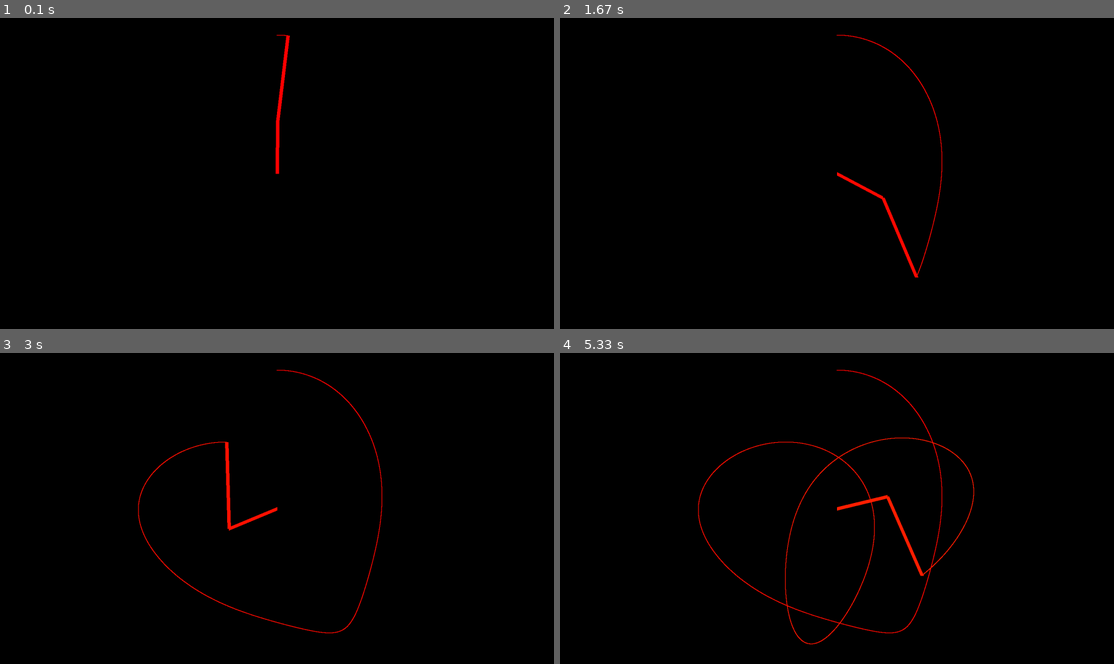
Above: before the commit, frames 1-4 (two rows, left to right).
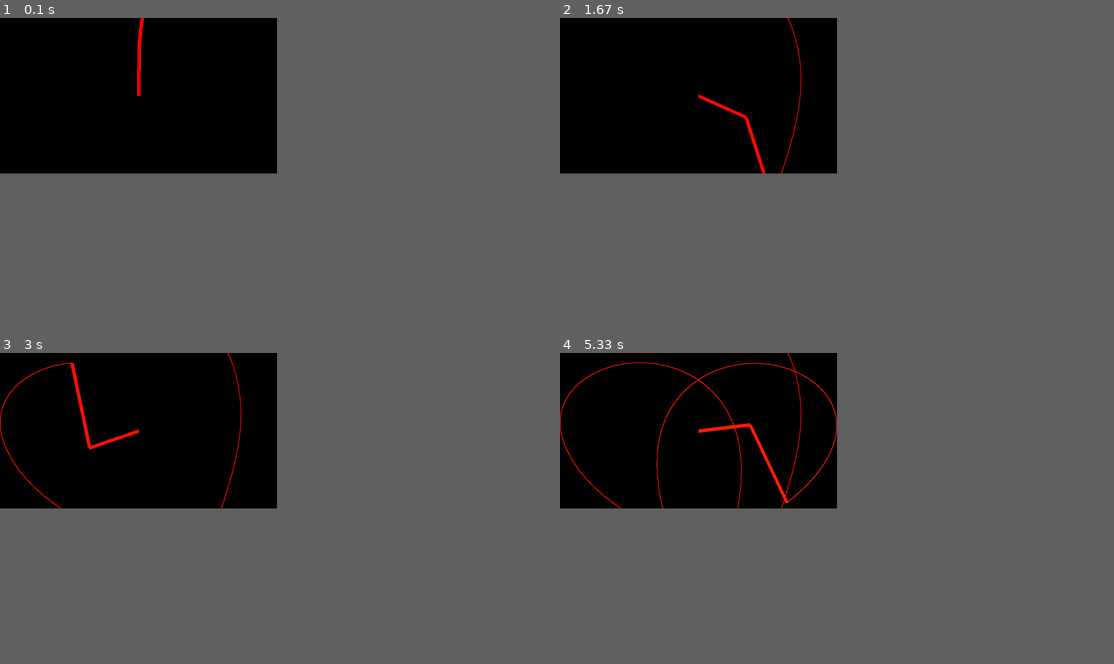
Above: after the commit, the same moments.

Repository: aaron24953/chaos
Game: pygame game, started from Random Stuff/double pendulum.py
Two runs of this game, one before a commit and one after it. Both use one fixed random seed, a clock stepped at 60 frames per second and the inputs below.
Inputs:
- Up to frame 1 (0.1 s): no input
- Up to frame 2 (1.67 s): no input
- Up to frame 3 (3 s): no input
- Up to frame 4 (5.33 s): no input
In our replay, the window is 900x506 before the commit and 450x253 after it. These sizes can differ from the game's own. Grey fills any space a smaller window leaves; there, only what the larger window draws over its background counts as a difference.

The runs differ from the first frame. In frame 1, 0.5% of the frame differs, in the area x 24-53%, y 0-51%; in frame 2, 0.9%; in frame 3, 1.5%; in frame 4, 2.5%, in the area x 0-75%, y 0-94%.

Commit message:
castling

Diff:
--- a/Chess Engine/chess.py
+++ b/Chess Engine/chess.py
@@ -9,8 +9,10 @@
 SIZE = 80
 PLAYER = [True, False]  # true for human
 PAIN = False
+FPS = 5
 
 pygame.init()
+clock = pygame.time.Clock()
 
 
 class Board:
@@ -55,6 +57,15 @@
                 self.spaces[end - 8] = Space()
             elif val == 3:
                 self.spaces[end + 8] = Space()
+            elif val == 4:
+                self.spaces[end] = Queen(self.spaces[end].colour)
+            elif val == 5:
+                if end % 8 == 6:
+                    self.spaces[end - 1] = self.spaces[end + 1]
+                    self.spaces[end + 1] = Space()
+                else:
+                    self.spaces[end + 1] = self.spaces[end - 1]
+                    self.spaces[end - 1] = Space()
             self.turn += 1
             self.history.append((start, end, replaced))
         return 1
@@ -179,6 +190,7 @@
         self.symbol = " "
         self.colour = -1
         self.jumped = -1
+        self.castle = False
 
     def validate_move(self, start: int, move: int, board: Board) -> int:
         return -1
@@ -192,12 +204,14 @@
         self.symbol = "p"
         self.colour = colour
         self.jumped: int = -1
+        self.castle = False
         if (vPos == 1 and colour == 0) or (vPos == 6 and colour == 1):
             self.jump = True
         else:
             self.jump = False
 
     def validate_move(self, start: int, move: int, board: Board) -> int:
+        # 4 = promote
         end = start + move
         if self.colour == 0:
             if isinstance(board.spaces[end], Space):
@@ -206,8 +220,10 @@
                         if not isinstance(
                                 board.spaces[end - 8], Space):
                             return 0
-                    self.jumped = board.turn
+                        self.jumped = board.turn
                     self.jump = False
+                    if end//8 == 7:
+                        return 4
                     return 1
             if isinstance(board.spaces[end - 8], Pawn):
                 if board.spaces[end - 8].jumped == board.turn - 1:
@@ -220,6 +236,8 @@
                 )
                     and not isinstance(board.spaces[end], Space)):
                 if board.spaces[end].colour != self.colour:
+                    if end//8 == 7:
+                        return 4
                     return 1
                 else:
                     return 0
@@ -230,8 +248,10 @@
                         if not isinstance(
                                 board.spaces[end + 8], Space):
                             return 0
-                    self.jumped = board.turn
+                        self.jumped = board.turn
                     self.jump = False
+                    if end//8 == 0:
+                        return 4
                     return 1
 
             if ((move == -
@@ -247,6 +267,8 @@
                     or (move == -9 and start % 8 != 0))
                     and not isinstance(board.spaces[end], Space)):
                 if board.spaces[end].colour != self.colour:
+                    if end//8 == 0:
+                        return 4
                     return 1
                 else:
                     return 0
@@ -305,6 +327,7 @@
         self.symbol = "n"
         self.colour = colour
         self.jumped = -1
+        self.castle = False
 
     def validate_move(self, start: int, move: int, board: Board) -> int:
         # 17,15,10,6
@@ -336,6 +359,7 @@
         self.symbol = "b"
         self.colour = colour
         self.jumped = -1
+        self.castle = False
 
     def validate_move(self, start: int, move: int, board: Board) -> int:
         end = start + move
@@ -353,26 +377,26 @@
             if move % 7 == 0 and move > 0:
                 if end % 8 > start % 8:
                     return 0
-                for i in range(move // 7):
-                    if board.spaces[start + 7 + i * 7] != Space():
+                for i in range(1, move // 7):
+                    if board.spaces[start + i * 7] != Space():
                         return 0
             elif move % 9 == 0 and move > 0:
                 if end % 8 < start % 8:
                     return 0
-                for i in range(move // 9):
-                    if board.spaces[start + 9 + i * 9] != Space():
+                for i in range(1, move // 9):
+                    if board.spaces[start + i * 9] != Space():
                         return 0
             elif move % 9 == 0 and move < 0:
                 if end % 8 > start % 8:
                     return 0
-                for i in range(abs(move // 9)):
-                    if board.spaces[start - 9 - i * 9] != Space():
+                for i in range(1, abs(move // 9)):
+                    if board.spaces[start - i * 9] != Space():
                         return 0
             elif move % 7 == 0 and move < 0:
                 if end % 8 < start % 8:
                     return 0
-                for i in range(abs(move // 7)):
-                    if board.spaces[start - 7 - i * 7] != Space():
+                for i in range(1, abs(move // 7)):
+                    if board.spaces[start - i * 7] != Space():
                         return 0
             else:
                 print("pain")
@@ -413,7 +437,7 @@
                 ):
                     return 0
             return 1
-        if 0 < move < 8:
+        if -8 < move < 8:
             if move == abs(move):
                 if move % 8 < end % 8:
                     for i in range(1, move):
@@ -423,7 +447,7 @@
                     return 1
             else:
                 if move % 8 > end % 8:
-                    for i in range(1, move):
+                    for i in range(1, abs(move)):
                         if not isinstance(
                                 board.spaces[start - i], Space):
                             return 0
@@ -469,7 +493,7 @@
         end = start + move
         if not 0 <= end < 64:
             return 0
-        if move not in [-9, -8, -7, -1, 1, 7, 8, 9]:
+        if move not in [-9, -8, -7, -2, -1, 1, 2, 7, 8, 9]:
             return 0
         if self.colour == board.spaces[end].colour:
             return 0
@@ -480,12 +504,27 @@
             if end % 8 == start % 8 + 1:
                 return 1
         else:
-            return 1
+            if (
+                move == 2
+                and isinstance(board.spaces[end - 1], Space)
+                and isinstance(board.spaces[end], Space)
+                and self.castle
+                and board.spaces[end + 1].castle
+            ):
+                return 5
+            if (
+                move == -2
+                and isinstance(board.spaces[end + 1], Space)
+                and isinstance(board.spaces[end], Space)
+                and self.castle
+                and board.spaces[end - 1].castle
+            ):
+                return 5
         return 0
 
     def possible_moves(self, start: int, board: Board) -> List[int]:
         moves: List[int] = []
-        for move in [-9, -8, -7, -1, 1, 7, 8, 9]:
+        for move in [-9, -8, -7, -2, -1, 1, 2, 7, 8, 9]:
             if self.validate_move(start, move, board):
                 moves.append(move)
         return moves
@@ -532,7 +571,10 @@
                             selected = -1
             if not PLAYER[gBoard.turn % 2]:
                 AIMove = generate_AI_move(gBoard)
-                gBoard.move(AIMove[0], AIMove[1])
+                if AIMove == (-1, -1):
+                    gBoard.undo()
+                else:
+                    gBoard.move(AIMove[0], AIMove[1])
             for i in range(64):
                 if i == selected:
                     pygame.draw.rect(
@@ -566,7 +608,7 @@
                             f'{random.randint(0,1)}.png'
                         )
                     screen.blit(sprite, (i % 8 * SIZE, (7 - i//8) * SIZE))
-
+            clock.tick(FPS)
             pygame.display.flip()
     else:
         while running:
--- a/Chess Engine/chessAI.py
+++ b/Chess Engine/chessAI.py
@@ -6,7 +6,7 @@
     allMoves = board.all_moves()
     picked = False
     i = 0
-    while not picked:
+    while not picked and i < 1000:
         start = random.randint(0, 63)
         i += 1
         if i % 1000 == 0:
--- a/Random Stuff/double pendulum.py
+++ b/Random Stuff/double pendulum.py
@@ -14,7 +14,7 @@
 
 clock=p.time.Clock()
 
-size= width,height = 1600, 900
+size= width,height = 800, 450
 black=0,0,0
 FPS=0
 UPF=40
@@ -27,7 +27,7 @@
 penCol=(255,0,255)
 traceCol=(255,0,0)
 #[vel,ang,mass,len]
-a=[0.00005,PI,2,150]
+a=[0.00004,PI,2,150]
 b=[0.0005,PI,1,250]
 g=0.0001
 
